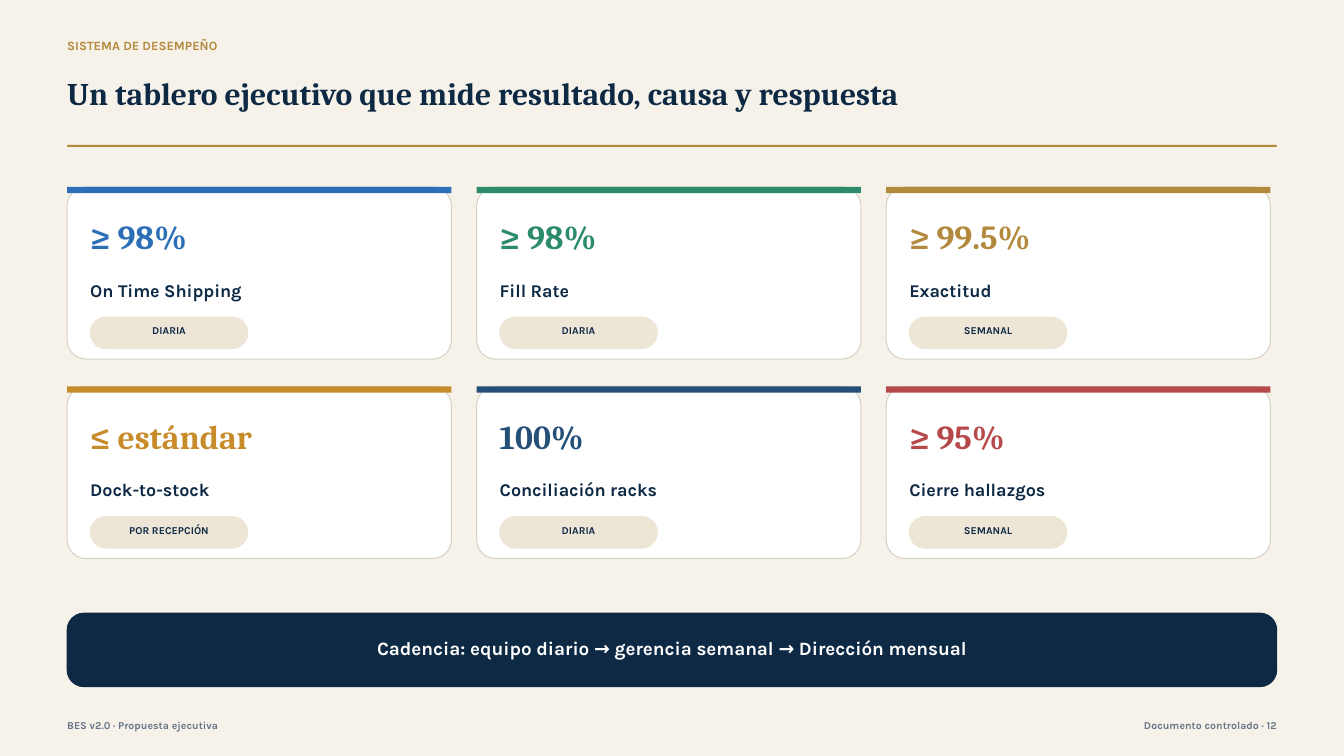
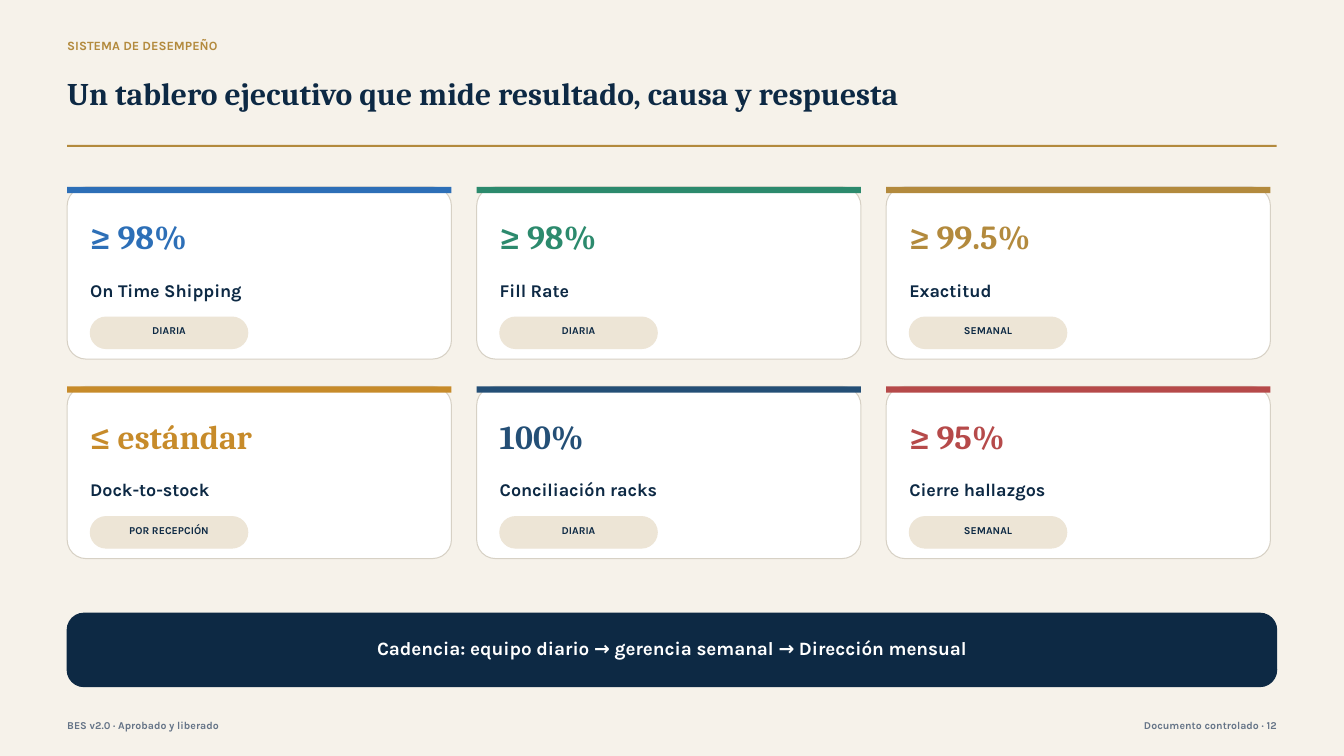
Before and after one commit to bl-blos-enterprise-system/bl-blos-enterprise-system.github.io, a slide deck: slide 12 of documents/BES-13-PPT-001-v2.0_Presentacion_Ejecutiva_Expansion_BES.pptx. Drawn at 1344x756 pixels with LibreOffice and Linux fonts; fonts in the diff are those of the drawing. Boxes give left, top, right and bottom in pixels: in the first picture for what was removed or moved away, otherwise in the second. Text is boxed around its words. In the diff, an @@ line names an element or a change of style, - is before the commit and + after.

```diff
--- a/documents/BES-13-PPT-001-v2.0_Presentacion_Ejecutiva_Expansion_BES.pptx
+++ b/documents/BES-13-PPT-001-v2.0_Presentacion_Ejecutiva_Expansion_BES.pptx
@@ text at [67, 722, 219, 732]: text changed @@
-BES v2.0 · Propuesta ejecutiva
+BES v2.0 · Aprobado y liberado
```
Also in this commit, not shown: 12 other slides changed, 8 other files.
